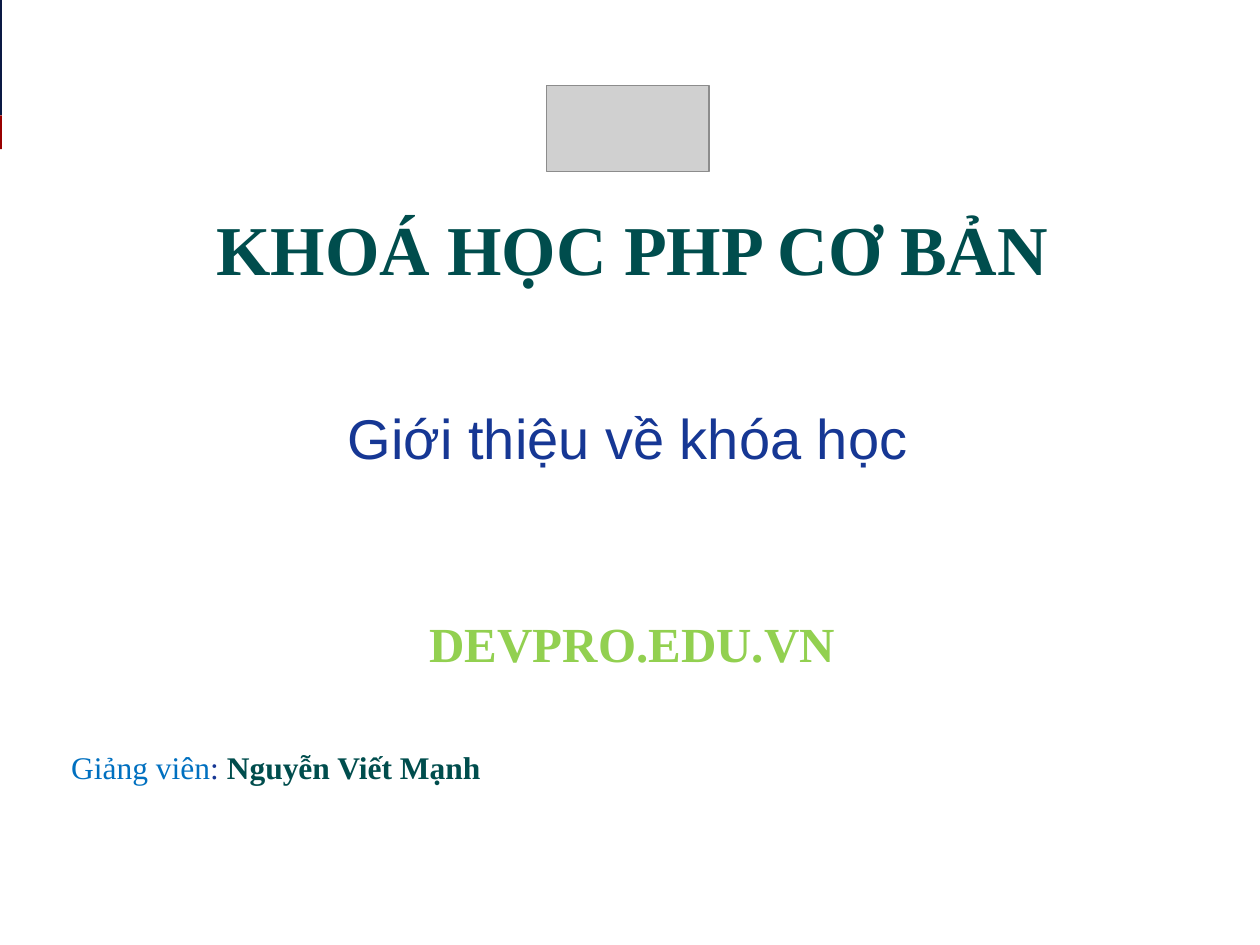
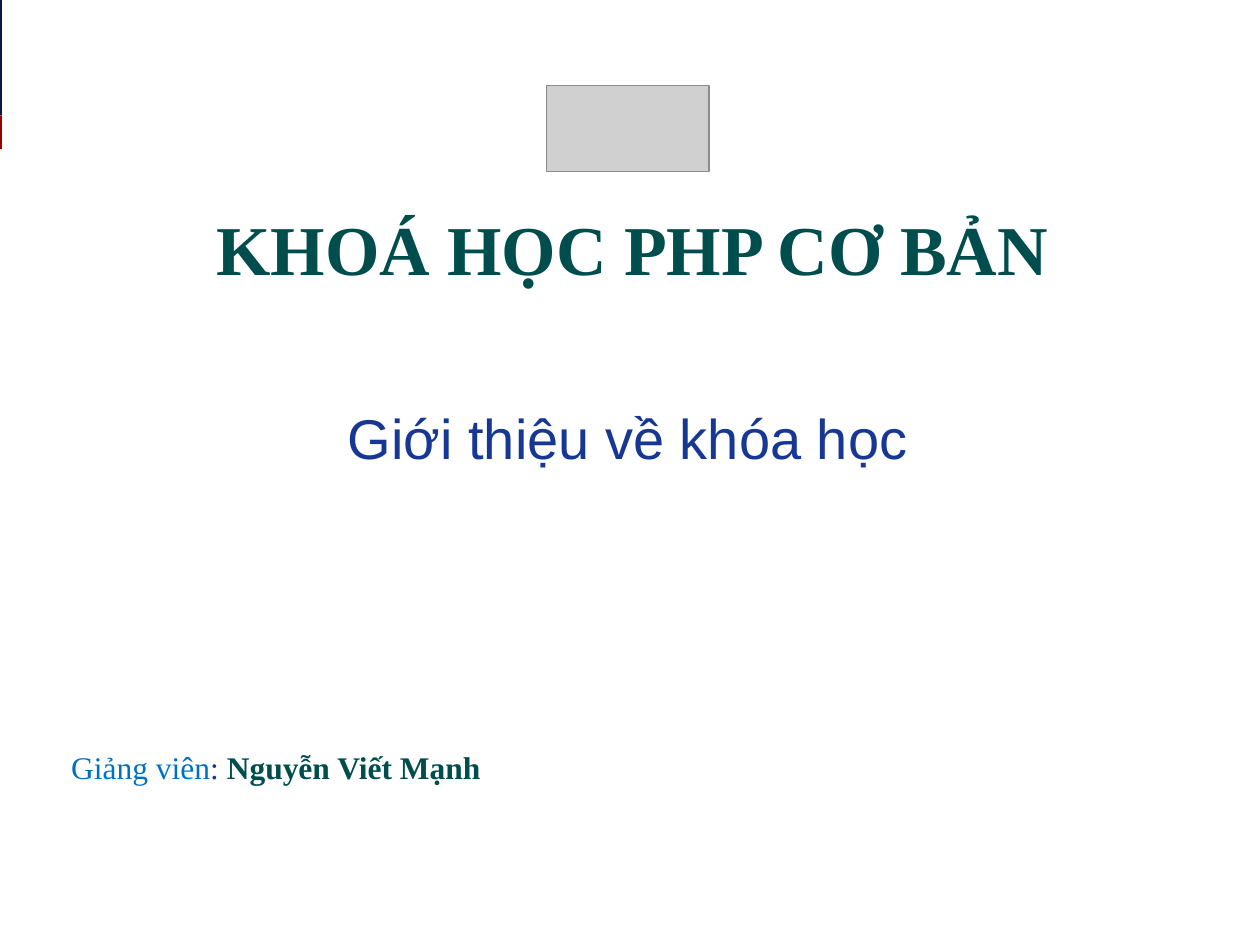
Before and after one commit to nguyenvietmanhit/frontend10, a slide deck: slide 1 of Day01_HTML_Setup_GIT_Enviroment/Slides/1_Gioi_thieu_khoa_hoc.ppt. Drawn at 1260x945 pixels with LibreOffice and Linux fonts; fonts in the diff are those of the drawing; grey boxes stand for pictures. Boxes give left, top, right and bottom in pixels: in the first picture for what was removed or moved away, otherwise in the second. Text is boxed around its words. In the diff, an @@ line names an element or a change of style, - is before the commit and + after.

```diff
--- a/Day01_HTML_Setup_GIT_Enviroment/Slides/1_Gioi_thieu_khoa_hoc.ppt
+++ b/Day01_HTML_Setup_GIT_Enviroment/Slides/1_Gioi_thieu_khoa_hoc.ppt
@@ subtitle removed at (430,629,835,663) @@
-DEVPRO.EDU.VN
```
Also in this commit, not shown: 2 other slides changed, 32 other files.
